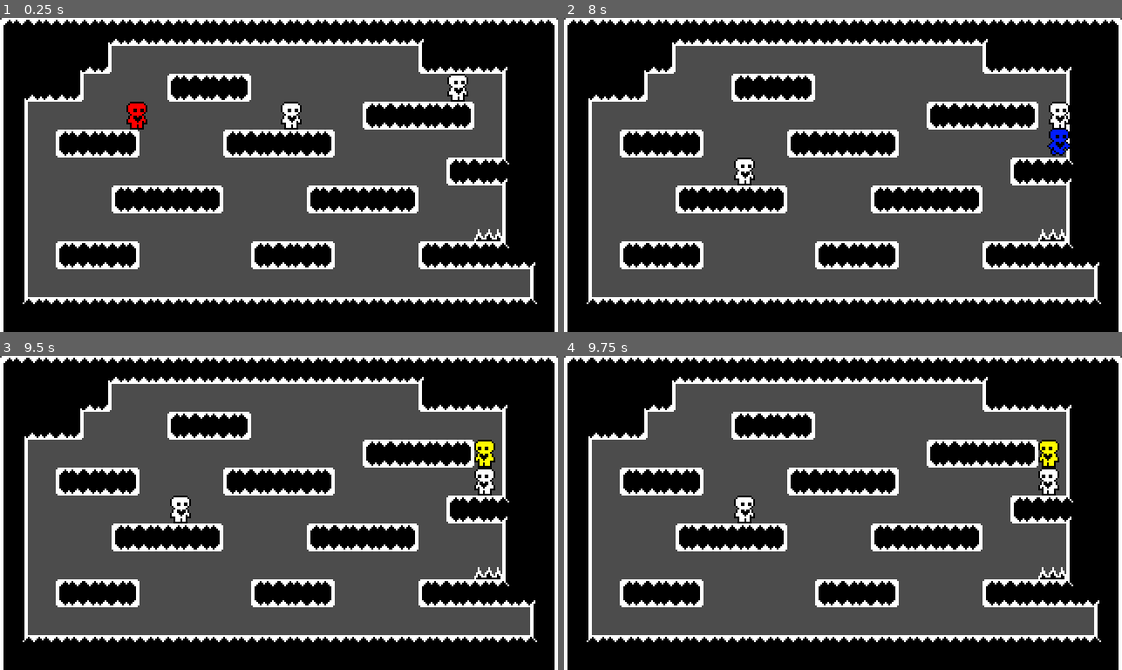
Above: before the commit, frames 1-4 (two rows, left to right).
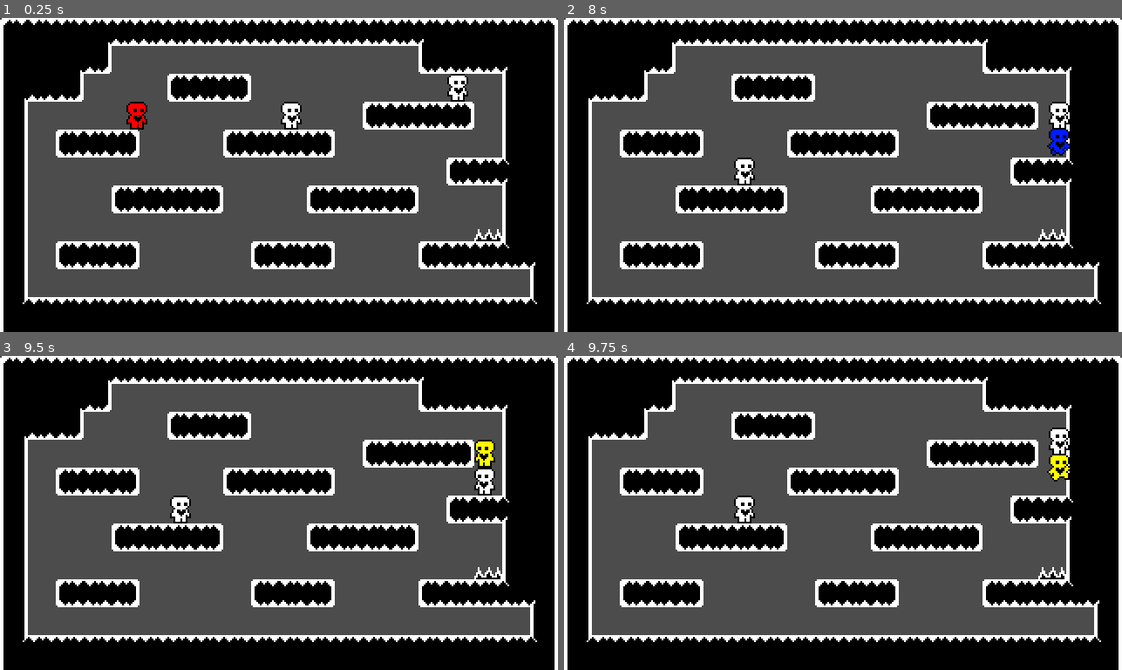
Above: after the commit, the same moments.

Repository: MarianZuska/stack-em-up
Game: Godot game, scene res://BrutenisTestRoom.tscn
Two runs of this game, one before a commit and one after it. Both use one fixed random seed, a clock stepped at 60 frames per second and the inputs below.
Inputs:
- Up to frame 1 (0.25 s): no input
- Up to frame 2 (8 s): tap Enter at 0.5 s; hold D (right) 0.53-2.03 s; tap E (merge_characters) every 2.25 s from 0.6 to 7.35 s; tap W (up) at 0.77, 1.52, 3.02, 3.77, 4.52, 6.02, 6.77, 7.52 s; tap Tab (swap_character) at 1.35, 3.6, 5.85 s; hold A (left) 2.03-4.28 s; tap Q (unmerge_characters) at 2.1, 4.35, 6.6 s; hold D (right) from 4.28 s (still down)
- Up to frame 3 (9.5 s): release D (right) at 8.03 s; hold A (left) from 8.03 s (still down); tap Tab (swap_character) at 8.1 s; tap Space at 8.75 s; tap Q (unmerge_characters) at 8.85 s; tap W (up) at 9.02 s
- Up to frame 4 (9.75 s): tap Enter at 9.5 s; release A (left) at 9.53 s; hold D (right) from 9.53 s (still down); tap E (merge_characters) at 9.6 s

Frames 1-3 are identical in both runs. In frame 4, 0.9% of the frame differs, in the area x 85-91%, y 22-45%.

Commit message:
Players can now step off when stacked

Diff:
--- a/BrutenisTestRoom.tscn
+++ b/BrutenisTestRoom.tscn
@@ -486,7 +486,6 @@
 [node name="HurtArea" type="Area2D" parent="."]
 position = Vector2( 280, 120 )
 script = ExtResource( 6 )
-scene = "res://Main.tscn"
 
 [node name="Collider" type="CollisionShape2D" parent="HurtArea"]
 position = Vector2( 0, 5.6403 )
--- a/PlayerController.gd
+++ b/PlayerController.gd
@@ -51,6 +51,12 @@
 		player_list.append(get_node(player_root_nodes[index]).get_child(0))
 	return player_list
 
+func find_which_player_is_stacked_below(player_stacked_above):
+	for player in get_players():
+		if player != player_stacked_above:
+			if player.player_on_top == player_stacked_above:
+				return player
+	return null
 
 # Called every frame. 'delta' is the elapsed time since the previous frame.
 func _process(delta: float) -> void:
@@ -62,3 +68,9 @@
 		stack_on_player(get_current_player())
 	if Input.is_action_just_pressed("unmerge_characters"):
 		unstack_for_player(get_current_player())
+	for action in ["down", "left", "right"]:
+		if Input.is_action_just_pressed(action):
+			var p = find_which_player_is_stacked_below(get_current_player())
+			if p != null:
+				unstack_for_player(p)
+				continue
